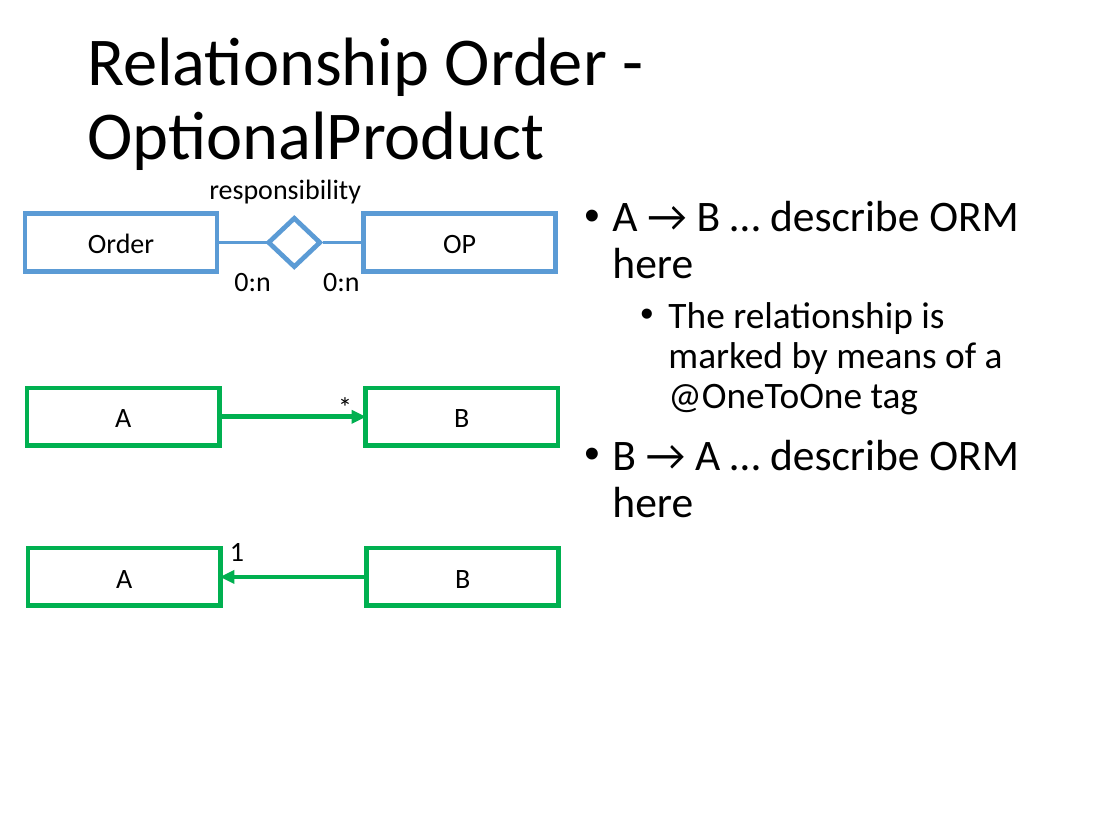
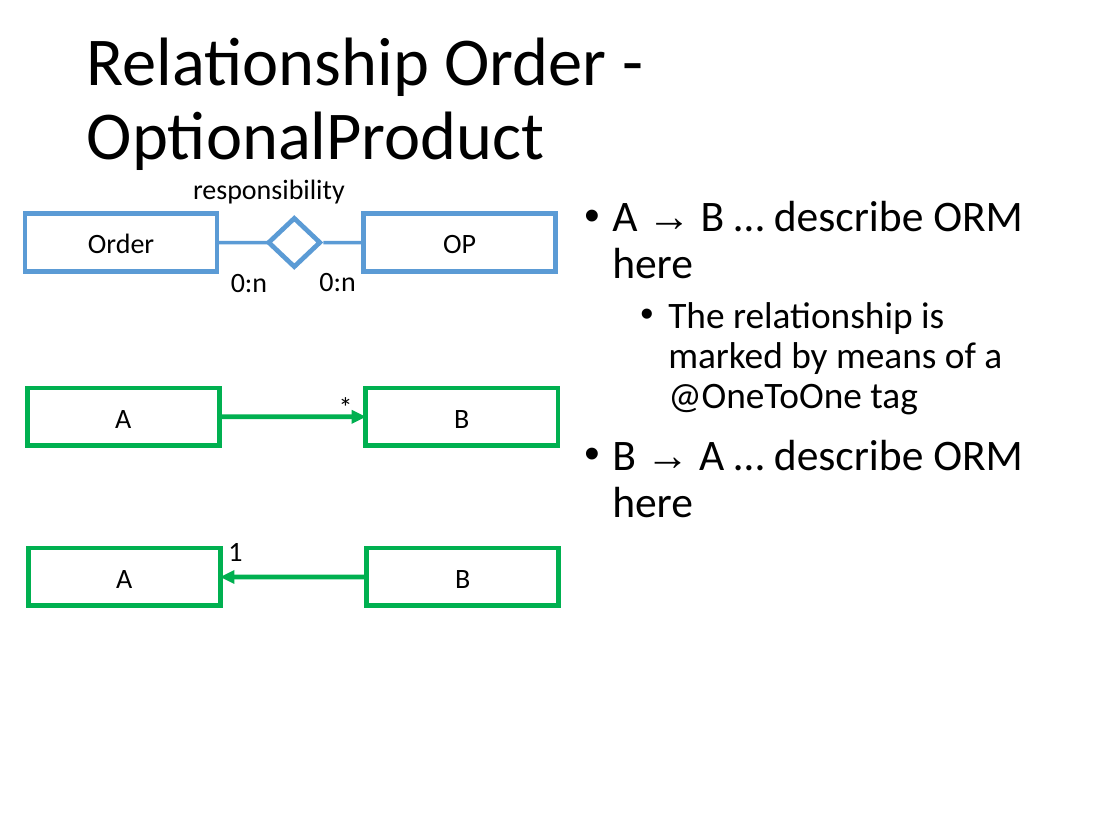
Before and after one commit to ubersandro/telcoServiceProject_DB2, a slide deck: slide 28 of TelcoProjectDocumentation.pptx (slide 25 before the commit). Drawn at 1120x840 pixels with LibreOffice and Linux fonts; fonts in the diff are those of the drawing. Boxes give left, top, right and bottom in pixels: in the first picture for what was removed or moved away, otherwise in the second. Text is boxed around its words. In the diff, an @@ line names an element or a change of style, - is before the commit and + after.

```diff
--- a/TelcoProjectDocumentation.pptx
+++ b/TelcoProjectDocumentation.pptx
@@ text "responsibility": place and size @@
-text "responsibility" at (209,179,361,204)
+text "responsibility" at (193,179,345,204)
@@ text "A → B … describe ..." at (612,200,1023,518): font Calibri to Arial in "→", "→" @@
@@ text "0:n": place and size @@
-text "0:n" at (323,273,359,291)
+text "0:n" at (319,273,355,291)
```
Also in this commit, not shown: 33 other slides changed, 3 slides added, 2 other files.
